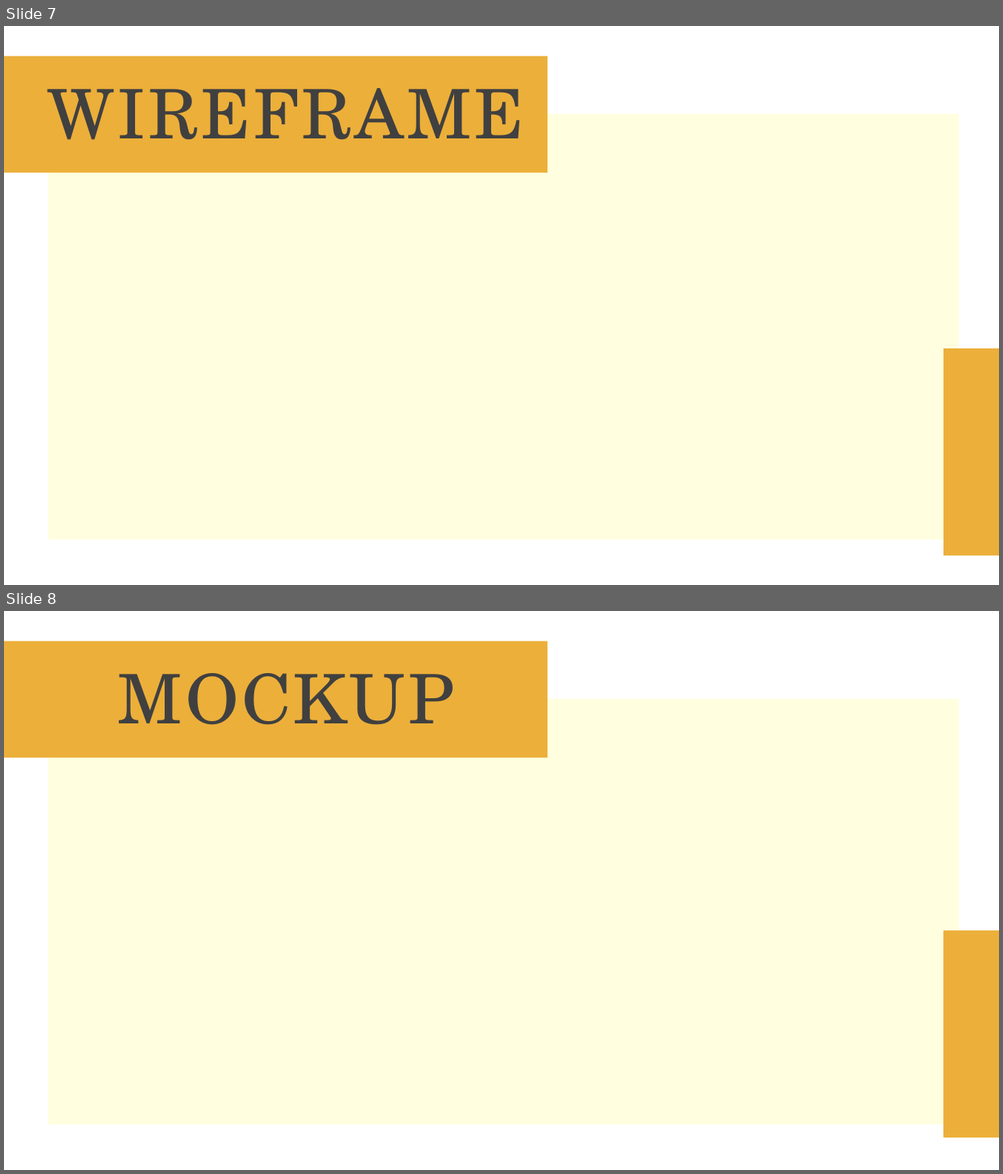
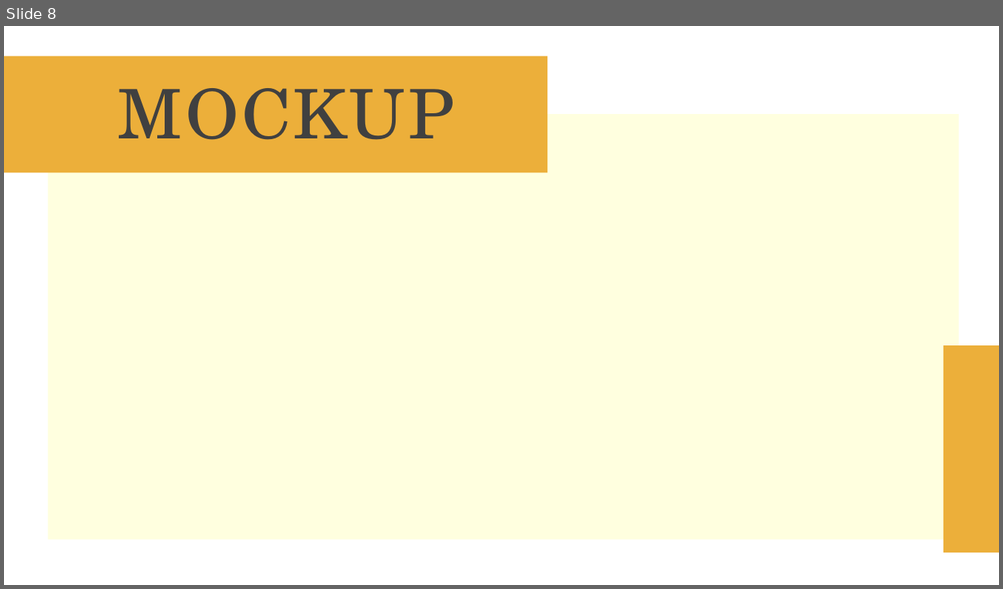
Before and after one commit to irene0103/17_-SKATE-BRO, a slide deck: SKATE BRO..odp. Shown one above the other, each under a label of ours: slides 7 and 8 before the commit, slide 8 after it. The pictures are 1003x1174 and 1003x589 pixels, drawn with LibreOffice and Linux fonts; fonts in the diff are those of the drawing. Boxes give left, top, right and bottom in pixels: in the first picture for what was removed or moved away, otherwise in the second. Text is boxed around its words. In the diff, an @@ line names an element or a change of style, - is before the commit and + after.

```diff
--- a/SKATE BRO..odp
+++ b/SKATE BRO..odp
@@ slide 7 removed at bbox=[4, 26, 999, 585], background #FFFFFF @@
@@ rectangle removed at bbox=[4, 56, 547, 173] @@
@@ text removed at bbox=[48, 88, 524, 140] @@
-WIREFRAME
@@ rectangle removed at bbox=[48, 114, 959, 540] @@
@@ rectangle removed at bbox=[943, 349, 999, 557] @@
```
Also in this commit, not shown: 2 slides changed, 2 slides added, 9 other slides removed, 2 other files.
